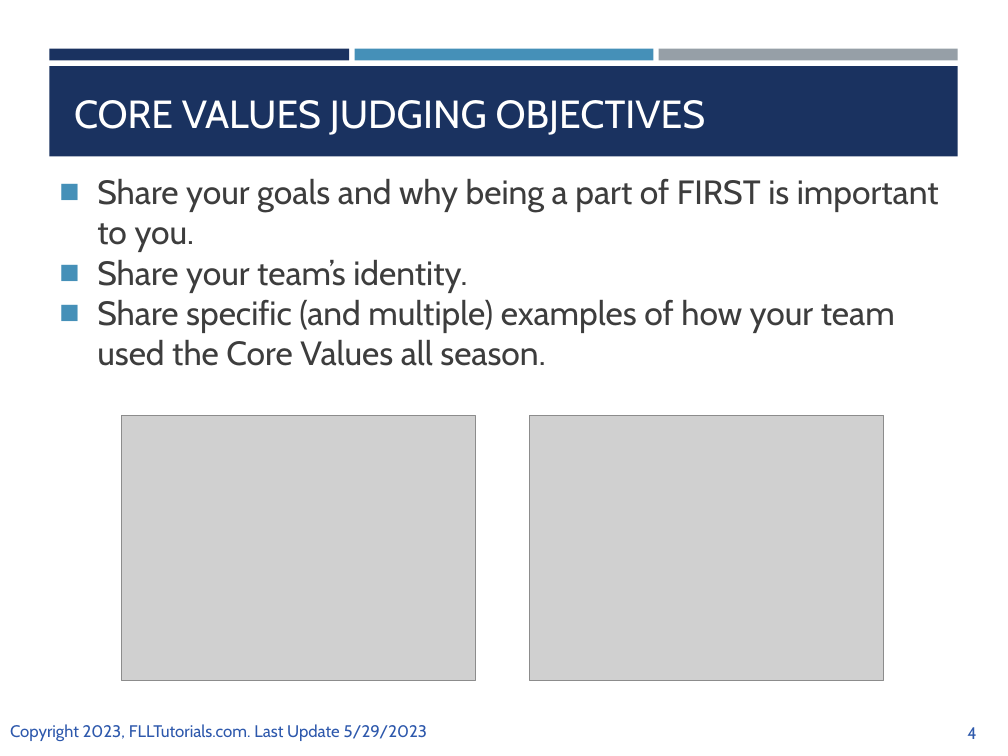
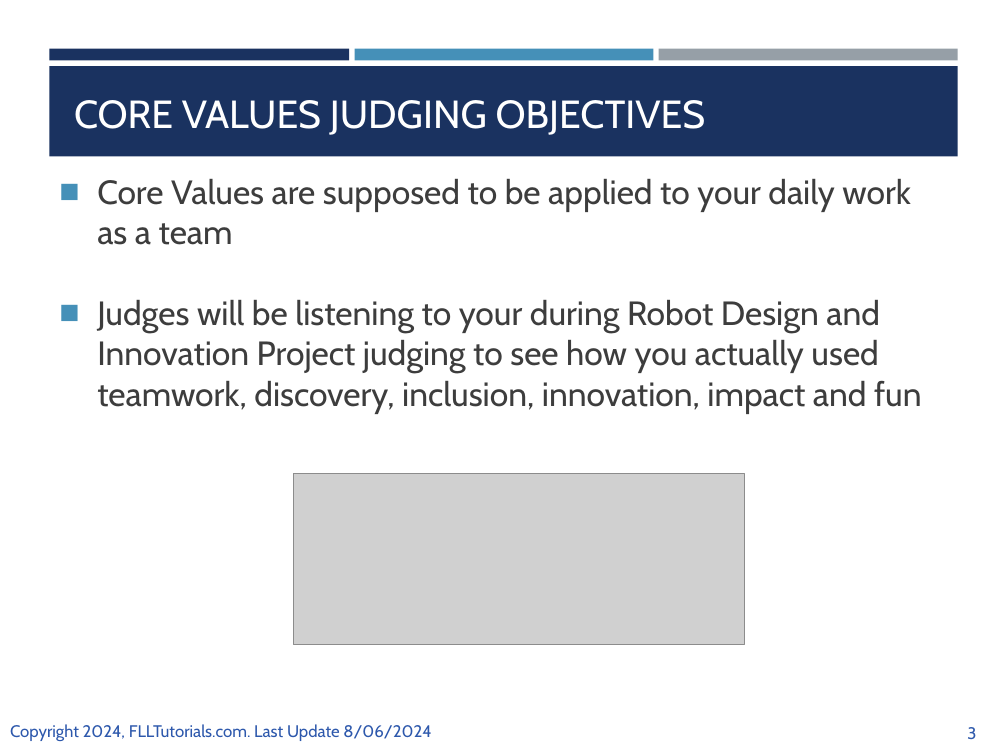
Before and after one commit to ev3lessons/FLL-Tutorials, a slide deck: slide 3 of translations/en-us/CoreValues/CVJudging.pptx (slide 4 before the commit). Drawn at 1008x756 pixels with LibreOffice and Linux fonts; fonts in the diff are those of the drawing; grey boxes stand for pictures. Boxes give left, top, right and bottom in pixels: in the first picture for what was removed or moved away, otherwise in the second. Text is boxed around its words. In the diff, an @@ line names an element or a change of style, - is before the commit and + after.

```diff
--- a/translations/en-us/CoreValues/CVJudging.pptx
+++ b/translations/en-us/CoreValues/CVJudging.pptx
@@ text at (x1=97, y1=179, x2=922, y2=414): text changed @@
-  ■ Share your goals and why being a part of FIRST is important to you.
-  ■ Share your team’s identity.
-  ■ Share specific (and multiple) examples of how your team used the Core Values all season.
+  ■ Core Values are supposed to be applied to your daily work as a team
+  ■ Judges will be listening to your during Robot Design and Innovation Project judging to see how you actually used teamwork, discovery, inclusion, innovation, impact and fun
@@ picture removed at (x1=121, y1=415, x2=475, y2=680) @@
@@ picture removed at (x1=529, y1=415, x2=883, y2=680) @@
@@ picture added at (x1=293, y1=474, x2=744, y2=645) @@
@@ text at (x1=10, y1=724, x2=431, y2=741): text changed @@
-Copyright 2023, FLLTutorials.com. Last Update 5/29/2023
+Copyright 2024, FLLTutorials.com. Last Update 8/06/2024
@@ page number at (x1=967, y1=727, x2=976, y2=739): text changed @@
-4
+3
```
Also in this commit, not shown: 3 other slides changed, 3 slides added, 6 slides removed, 29 other files.
